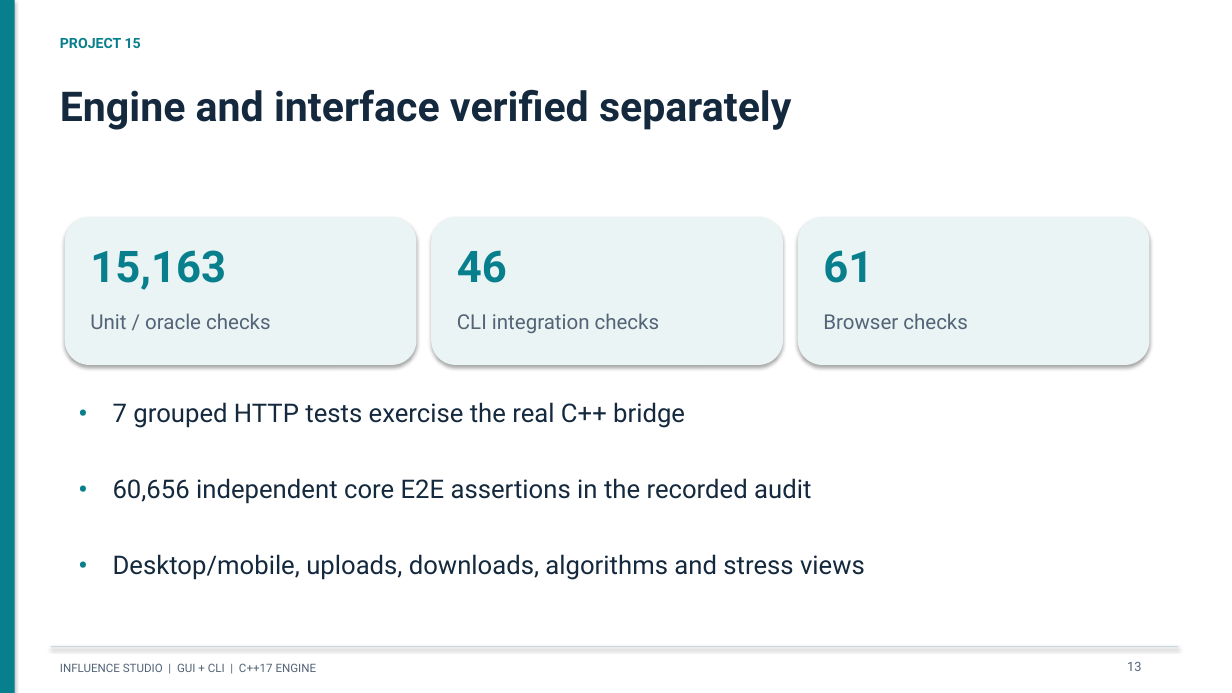
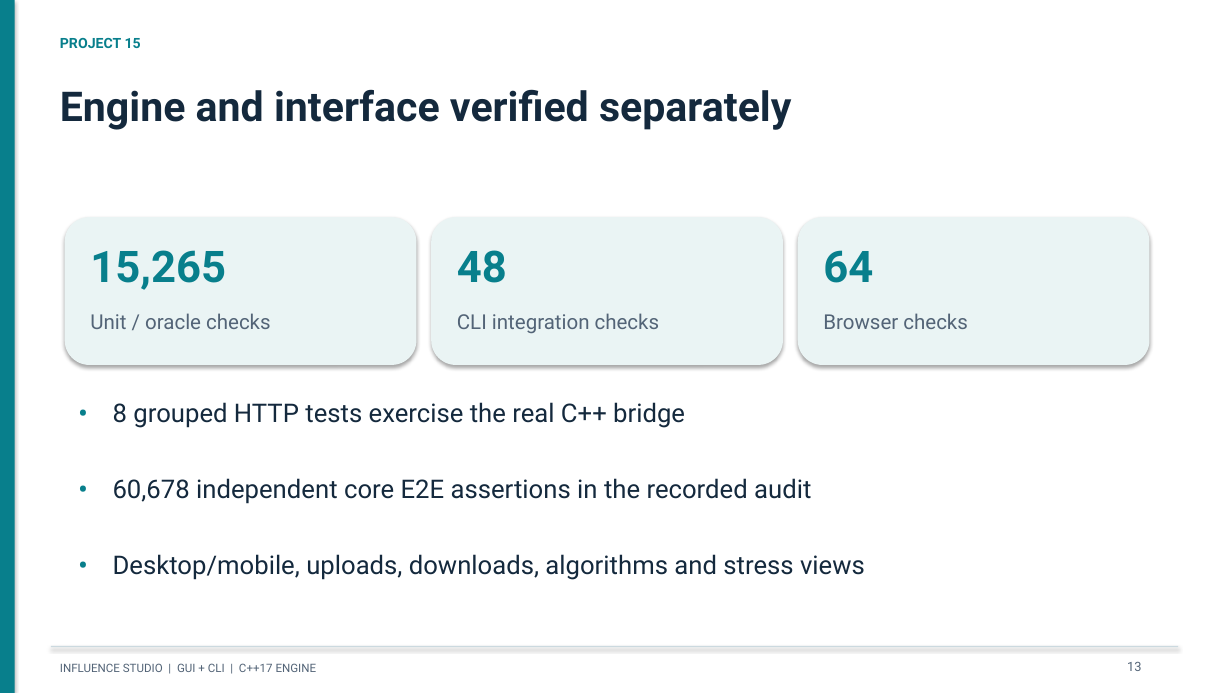
Before and after one commit to Aymuos22/nikita, a slide deck: slide 13 of docs/presentation/Project_15_Presentation.pptx. Drawn at 1232x693 pixels with LibreOffice and Linux fonts; fonts in the diff are those of the drawing. Boxes give left, top, right and bottom in pixels: in the first picture for what was removed or moved away, otherwise in the second. Text is boxed around its words. In the diff, an @@ line names an element or a change of style, - is before the commit and + after.

```diff
--- a/docs/presentation/Project_15_Presentation.pptx
+++ b/docs/presentation/Project_15_Presentation.pptx
@@ text at bbox=[90, 250, 226, 290]: text changed @@
-15,163
+15,265
@@ text at bbox=[457, 250, 507, 283]: text changed @@
-46
+48
@@ text at bbox=[823, 250, 873, 283]: text changed @@
-61
+64
@@ text at bbox=[113, 402, 685, 428]: text changed @@
-7 grouped HTTP tests exercise the real C++ bridge
+8 grouped HTTP tests exercise the real C++ bridge
@@ text at bbox=[113, 478, 811, 504]: text changed @@
-60,656 independent core E2E assertions in the recorded audit
+60,678 independent core E2E assertions in the recorded audit
```
Also in this commit, not shown: 3 other slides changed, 28 other files.
